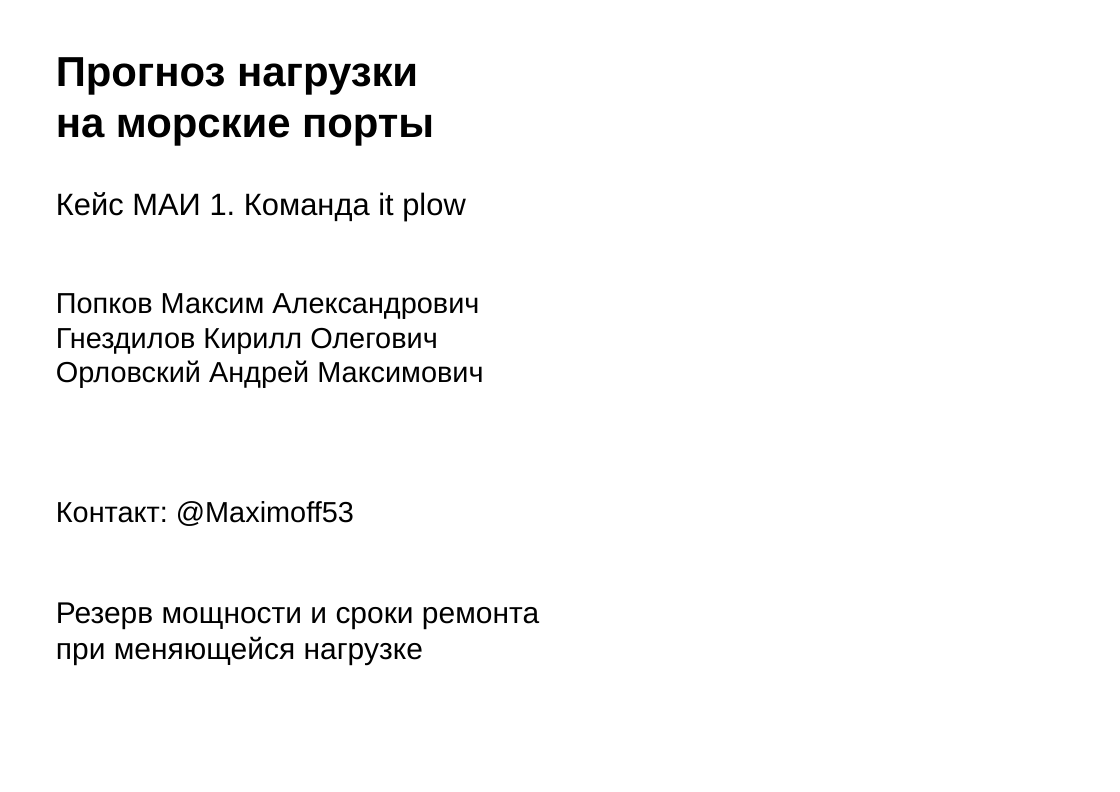
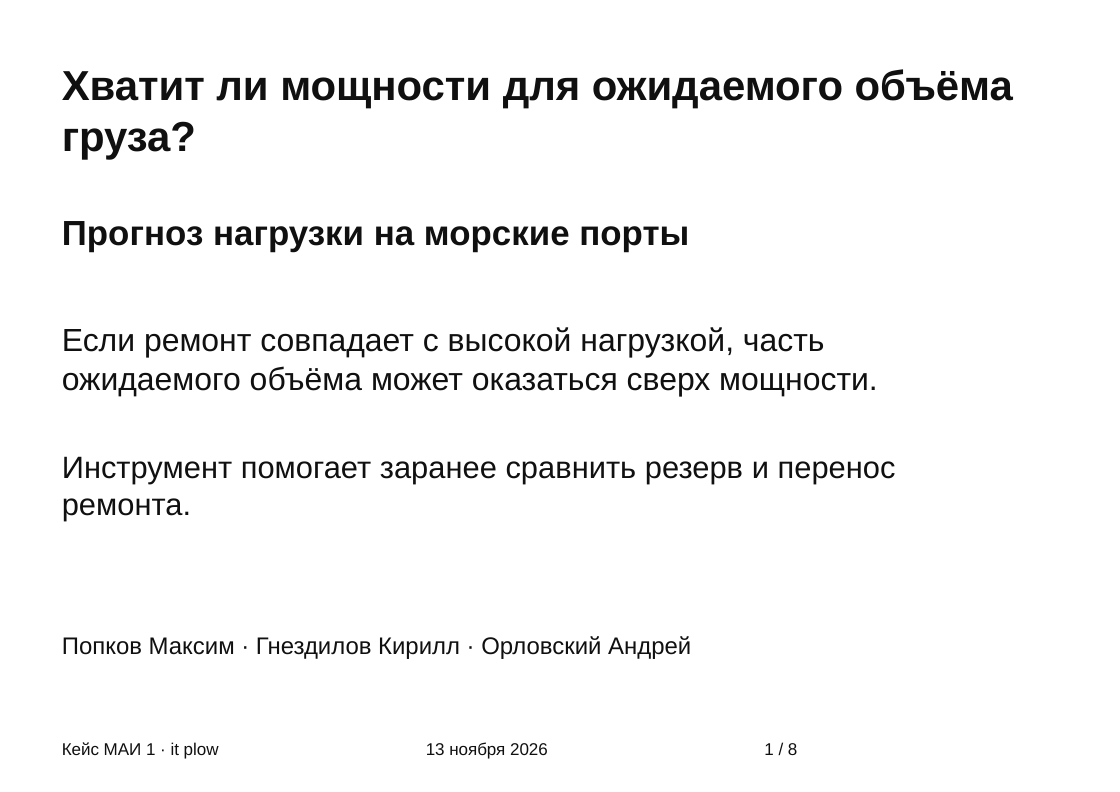
Before and after one commit to Maximoff35/mai-transport-forecast, a slide deck: slide 1 of 02 Защита/Защита.pptx. Drawn at 1120x792 pixels with LibreOffice and Linux fonts; fonts in the diff are those of the drawing. Boxes give left, top, right and bottom in pixels: in the first picture for what was removed or moved away, otherwise in the second. Text is boxed around its words. In the diff, an @@ line names an element or a change of style, - is before the commit and + after.

```diff
--- a/02 Защита/Защита.pptx
+++ b/02 Защита/Защита.pptx
@@ text added at <box>62,69,1013,159</box>, 31.5 pt, text #101010, bold @@
+Хватит ли мощности для ожидаемого объёма груза?
@@ text at <box>62,221,689,252</box>: text changed; size 31.5 to 26.2 pt; text colour #000000 to #101010 @@
-Прогноз нагрузки
-на морские порты
+Прогноз нагрузки на морские порты
@@ text added at <box>62,327,878,396</box>, 24 pt, text #101010 @@
+Если ремонт совпадает с высокой нагрузкой, часть ожидаемого объёма может оказаться сверх мощности.
@@ text at <box>62,456,896,521</box>: text changed; size 22.5 to 23.2 pt; text colour #000000 to #101010 @@
-Резерв мощности и сроки ремонта
-при меняющейся нагрузке
+Инструмент помогает заранее сравнить резерв и перенос ремонта.
@@ text removed at <box>56,501,354,526</box> @@
-Контакт: @Maximoff53
@@ vertical alignment top to middle in 4 elements at <box>62,742,797,759</box>, <box>62,221,689,252</box>, <box>62,456,896,521</box>, <box>62,636,691,659</box> @@
@@ text at <box>62,636,691,659</box>: text changed; size 21.8 to 18 pt; text colour #000000 to #101010 @@
-Попков Максим Александрович
-Гнездилов Кирилл Олегович
-Орловский Андрей Максимович
+Попков Максим · Гнездилов Кирилл · Орловский Андрей
@@ text at <box>62,742,797,759</box>: text changed; size 23.2 to 12.8 pt; text colour #000000 to #101010 @@
-Кейс МАИ 1. Команда it plow
+Кейс МАИ 1 · it plow 13 ноября 2026 1 / 8
```
Also in this commit, not shown: 7 slides added, 7 slides removed, 13 other files.
